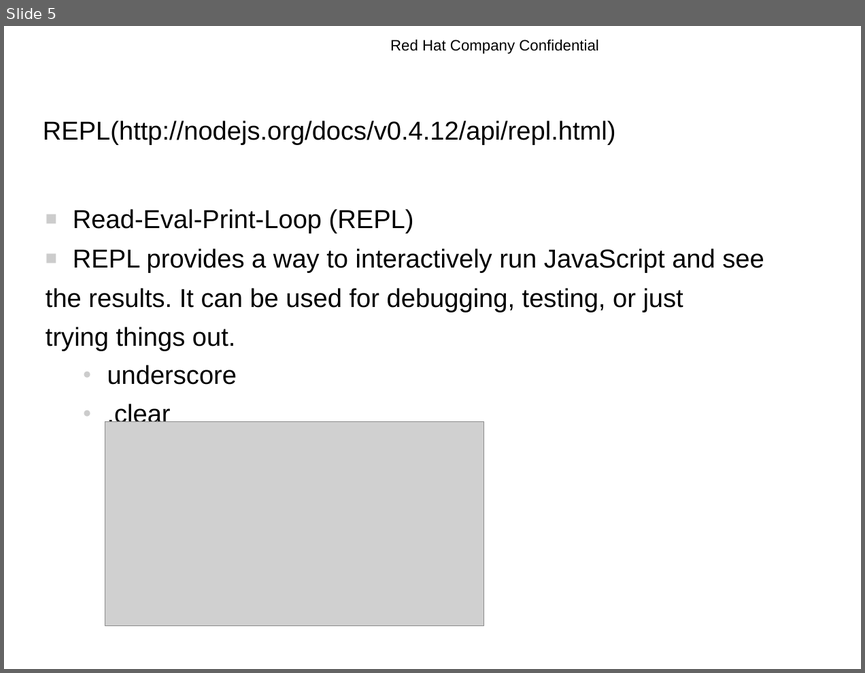
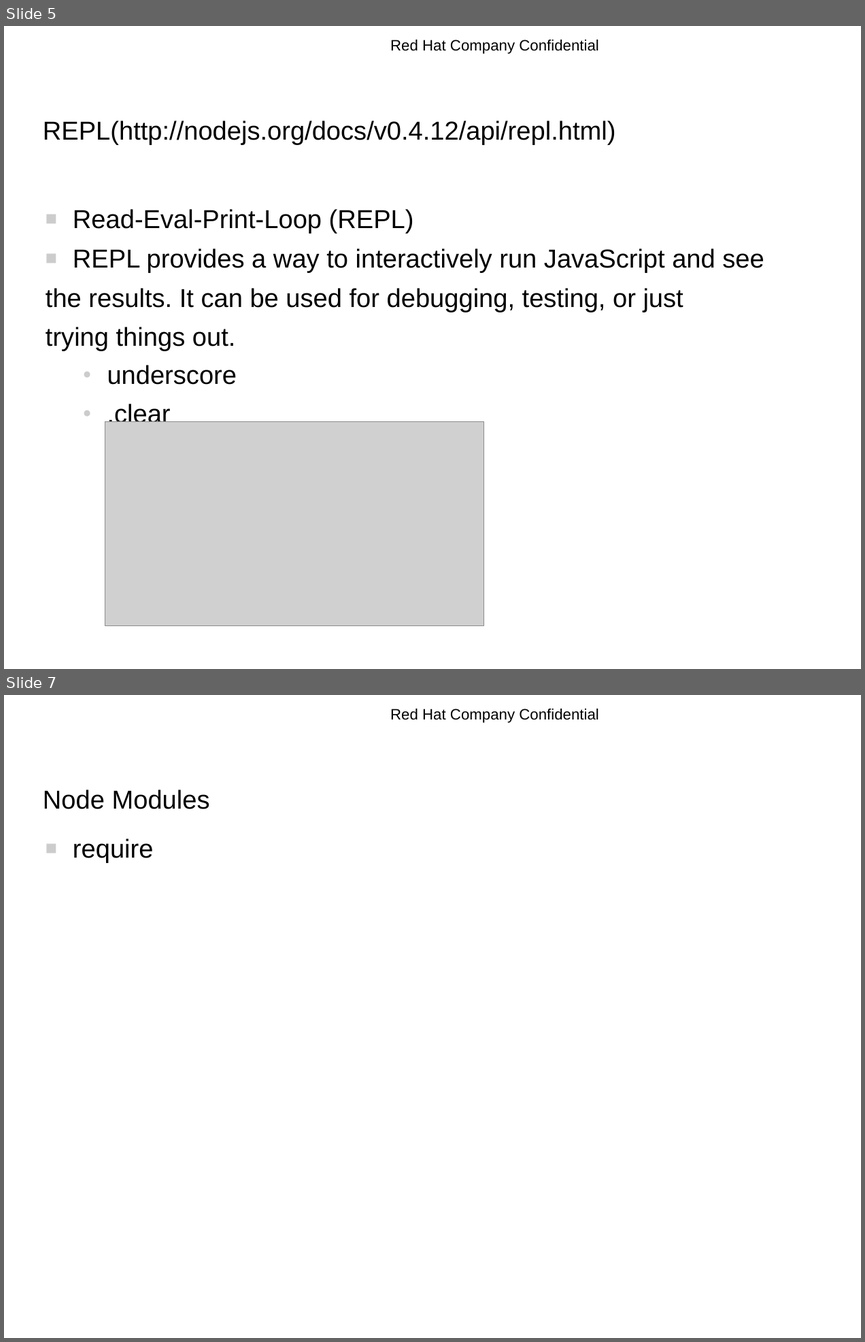
Before and after one commit to rhyw/node-trial, a slide deck: node-introduction.odp. Shown one above the other, each under a label of ours: slide 5 before the commit, slides 5 and 7 after it; the slides between them are not shown. The pictures are 865x673 and 865x1342 pixels, drawn with LibreOffice and Linux fonts; fonts in the diff are those of the drawing; grey boxes stand for pictures; background and template pictures are left out. Boxes give left, top, right and bottom in pixels: in the first picture for what was removed or moved away, otherwise in the second. Text is boxed around its words. In the diff, an @@ line names an element or a change of style, - is before the commit and + after.

```diff
--- a/node-introduction.odp
+++ b/node-introduction.odp
@@ slide 7 added at <box>4,695,861,1338</box>, background #FFFFFF; not listed: 1 template element that a slide beside it also shows @@
@@ title added at <box>43,790,210,809</box>, 24 pt, text #000000 @@
+Node Modules
@@ text added at <box>73,838,154,863</box>, 24 pt, text #000000 @@
+■ require
```
Also in this commit, not shown: 6 slides changed, 2 other slides added, 2 slides removed.
